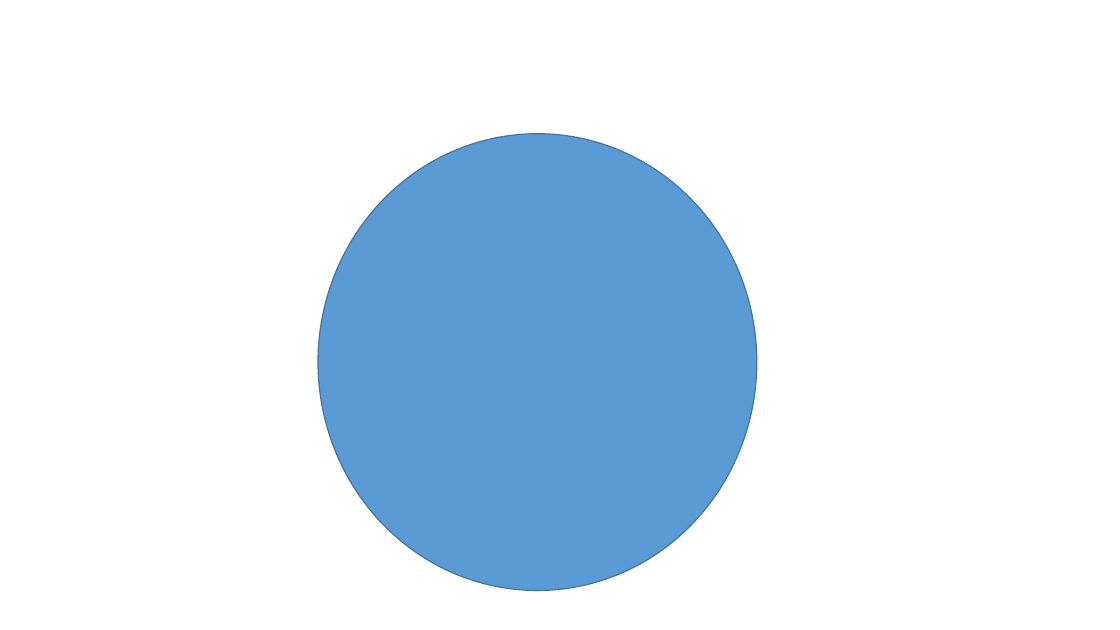
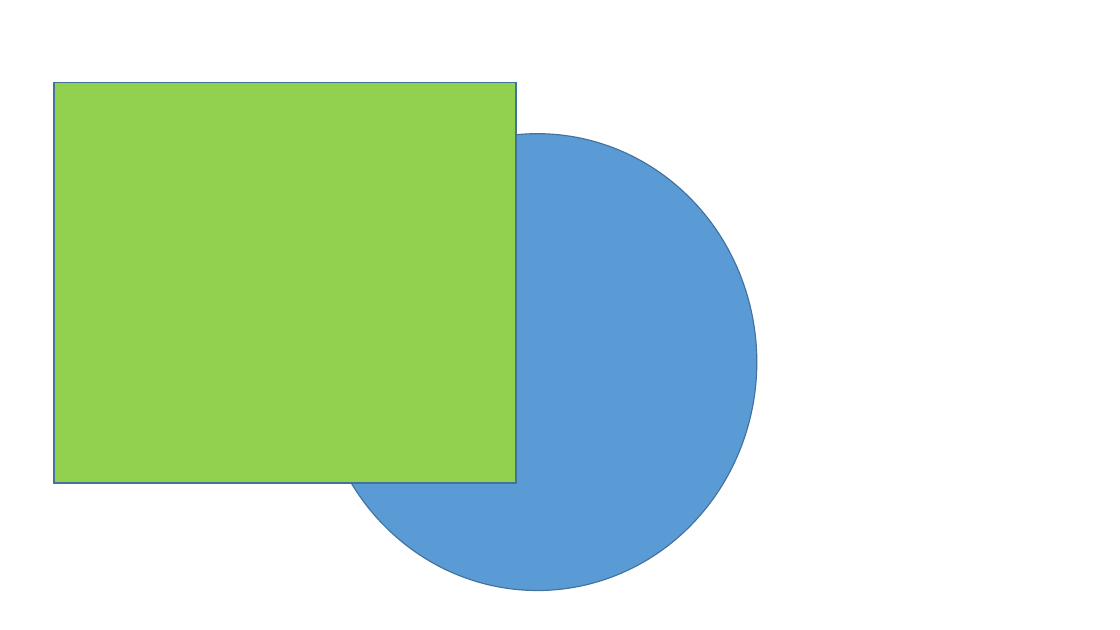
Before and after one commit to JankaPz/ABB-Smart-Sensor-, a slide deck: slide 1 of Fisier text/New Microsoft PowerPoint Presentation.pptx. Drawn at 1120x630 pixels with LibreOffice and Linux fonts; fonts in the diff are those of the drawing. Boxes give left, top, right and bottom in pixels: in the first picture for what was removed or moved away, otherwise in the second. Text is boxed around its words. In the diff, an @@ line names an element or a change of style, - is before the commit and + after.

Commit message:
change

```diff
--- a/Fisier text/New Microsoft PowerPoint Presentation.pptx
+++ b/Fisier text/New Microsoft PowerPoint Presentation.pptx
@@ rectangle added at bbox=[54, 82, 516, 483], fill #92D050, outline #43739E 1 pt @@
```
